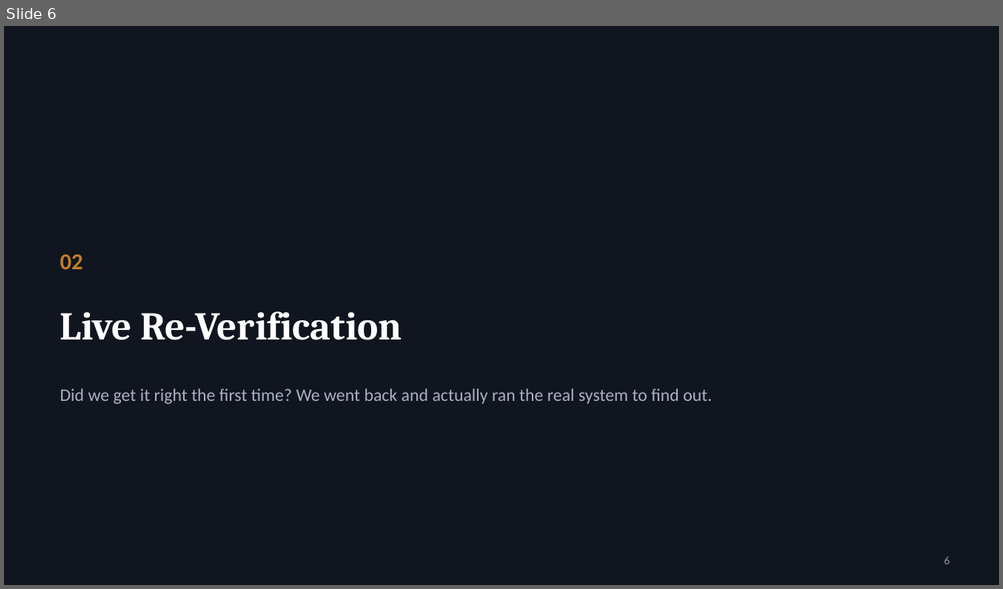
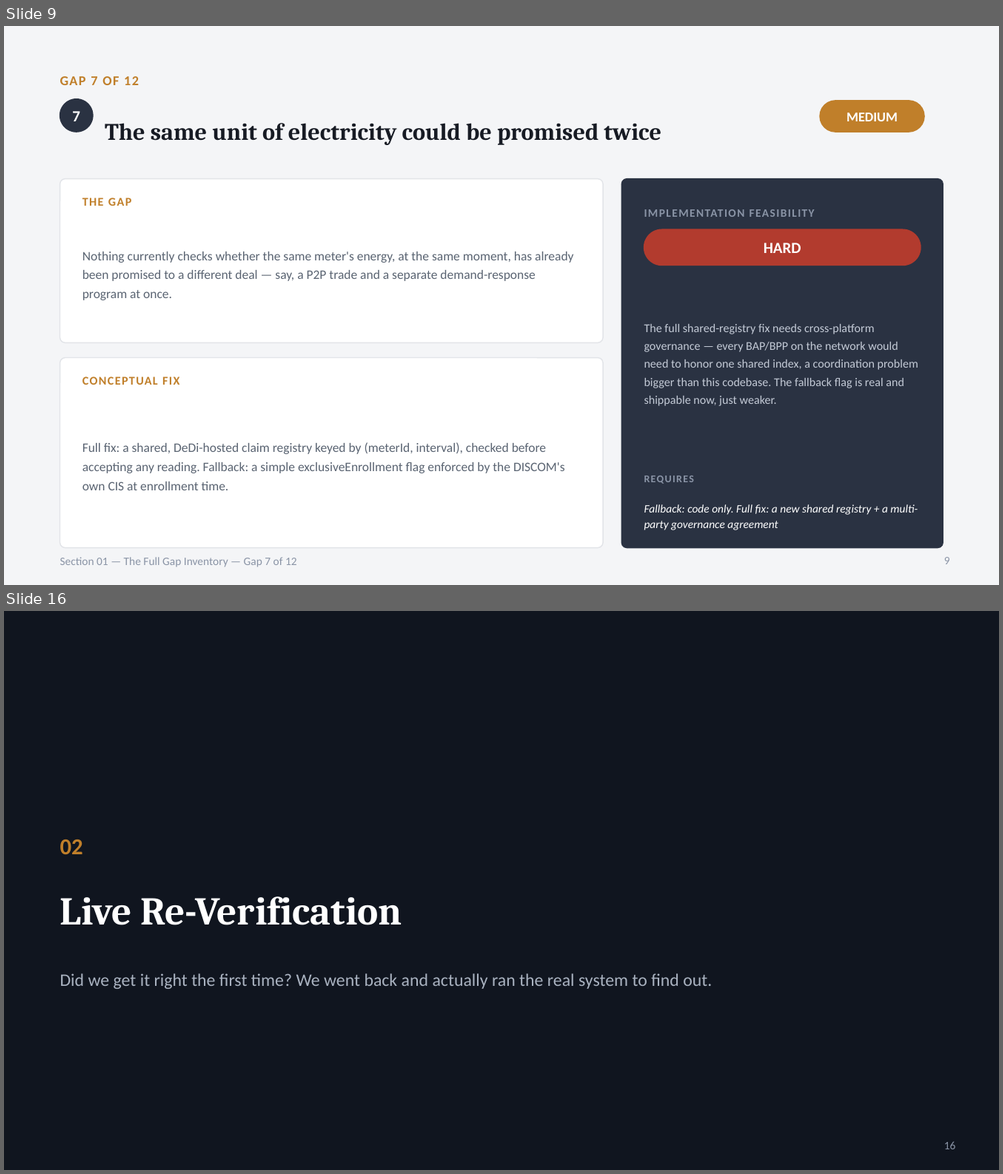
Before and after one commit to Sanjay-dev22/personal-deg, a slide deck: p2p-energy-trading-review/P2P-Energy-Trading-Software-Gaps.pptx. Shown one above the other, each under a label of ours: slide 6 before the commit, slides 9 and 16 after it; the slides between them are not shown. The pictures are 1003x589 and 1003x1174 pixels, drawn with LibreOffice and Linux fonts; fonts in the diff are those of the drawing. Boxes give left, top, right and bottom in pixels: in the first picture for what was removed or moved away, otherwise in the second. Text is boxed around its words. In the diff, an @@ line names an element or a change of style, - is before the commit and + after.

```diff
--- a/p2p-energy-trading-review/P2P-Energy-Trading-Software-Gaps.pptx
+++ b/p2p-energy-trading-review/P2P-Energy-Trading-Software-Gaps.pptx
@@ slide 9 added at [4,26,999,585], background #F4F5F7 @@
@@ text added at [60,76,139,85], 13 pt, text #C07F2A, bold @@
+GAP 7 OF 12
@@ ellipse added at [60,99,93,132], fill #2A3242, outline #2A3242 1 pt @@
@@ text added at [72,111,80,121], 15 pt, text #FFFFFF, bold @@
+7
@@ rounded rectangle added at [819,101,924,132], fill #C07F2A, outline #C07F2A 1 pt @@
@@ text added at [846,113,897,121], 13 pt, text #FFFFFF, bold @@
+MEDIUM
@@ text added at [105,123,661,145], 23 pt, text #171B24, bold @@
+The same unit of electricity could be promised twice
@@ rounded rectangle added at [60,179,603,343], fill #FFFFFF, outline #E2E4E8 1 pt @@
@@ rounded rectangle added at [622,179,943,548], fill #2A3242, outline #2A3242 1 pt @@
@@ text added at [82,198,131,206], 11.5 pt, text #C07F2A, bold @@
+THE GAP
@@ text added at [644,210,814,217], 11 pt, text #8A94A6, bold @@
+IMPLEMENTATION FEASIBILITY
@@ rounded rectangle added at [644,230,921,266], fill #B23B2E, outline #B23B2E 1 pt @@
@@ text added at [763,243,801,253], 15 pt, text #FFFFFF, bold @@
+HARD
@@ text added at [82,252,573,301], 12.5 pt, text #5A6472 @@
+Nothing currently checks whether the same meter's energy, at the same moment, has already been promised to a different deal — say, a P2P trade and a separate demand-response program at once.
@@ text added at [644,324,918,406], 11.5 pt, text #C3CAD6 @@
+The full shared-registry fix needs cross-platform governance — every BAP/BPP on the network would need to honor one shared index, a coordination problem bigger than this codebase. The fallback flag is real and shippable now, just weaker.
@@ rounded rectangle added at [60,358,603,548], fill #FFFFFF, outline #E2E4E8 1 pt @@
@@ text added at [82,377,179,385], 11.5 pt, text #C07F2A, bold @@
+CONCEPTUAL FIX
@@ text added at [82,443,565,491], 12.5 pt, text #5A6472 @@
+Full fix: a shared, DeDi-hosted claim registry keyed by (meterId, interval), checked before accepting any reading. Fallback: a simple exclusiveEnrollment flag enforced by the DISCOM's own CIS at enrollment time.
@@ text added at [644,476,694,484], 10 pt, text #8A94A6, bold @@
+REQUIRES
@@ text added at [644,505,917,531], 11 pt, text #FFFFFF, italic @@
+Fallback: code only. Full fix: a new shared registry + a multi-party governance agreement
@@ text added at [60,557,297,568], 11 pt, text #8A94A6 @@
+Section 01 — The Full Gap Inventory — Gap 7 of 12
@@ page number added at [944,557,950,565], 11 pt, text #8A94A6 @@
+9
@@ what was slide 6 is now slide 16 @@
@@ page number at [944,1142,956,1150]: text changed @@
-6
+16
```
Also in this commit, not shown: 5 slides changed, 12 other slides added, 3 slides removed, 1 other file.
